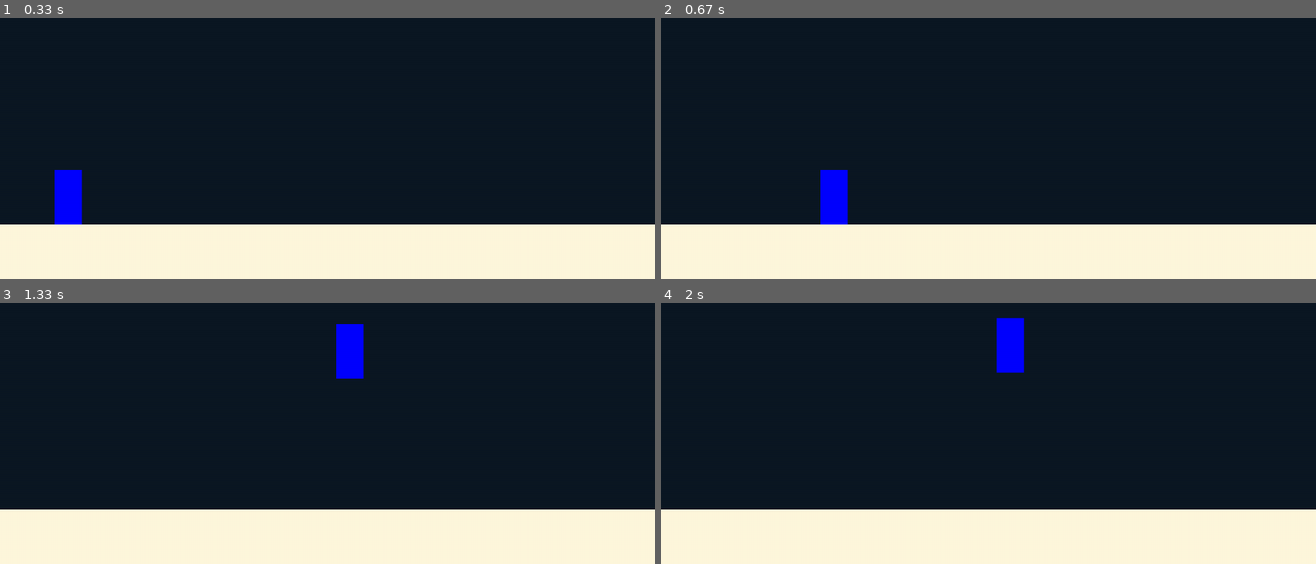
Above: before the commit, frames 1-4 (two rows, left to right).
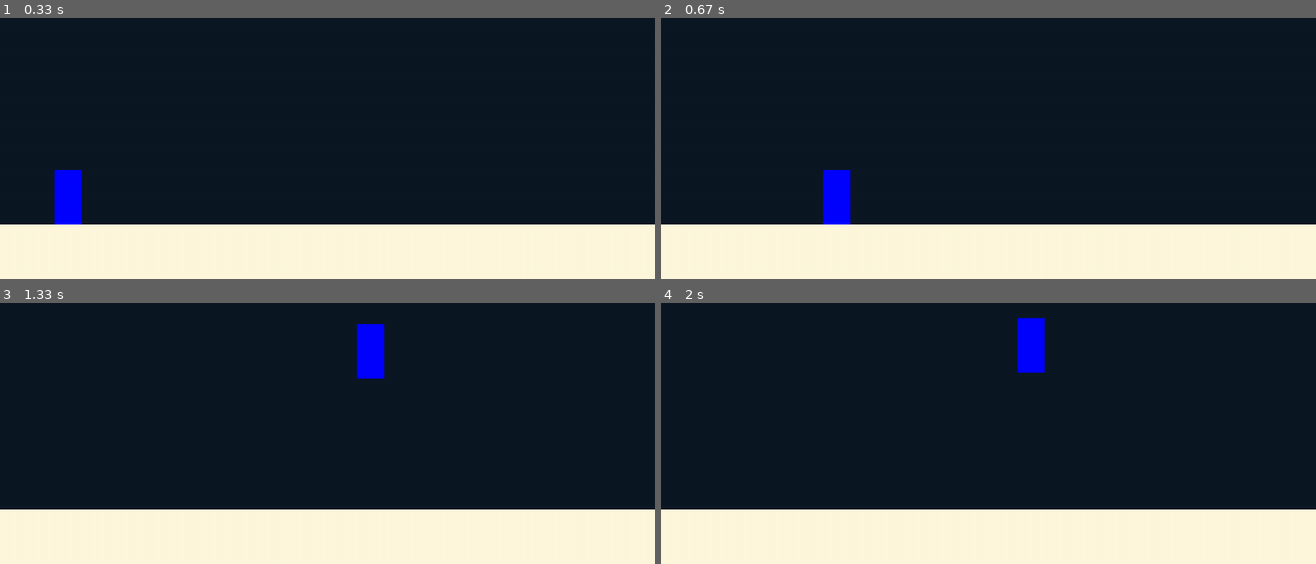
Above: after the commit, the same moments.

Repository: PANKRAV/Pygame-fun
Game: pygame game, started from main.py
Same seed, same stepped clock (60 frames per second), same inputs: the game is played once before the commit and once after it.
Inputs:
- Up to frame 1 (0.33 s): no input
- Up to frame 2 (0.67 s): hold Right from 0.33 s (still down)
- Up to frame 3 (1.33 s): release Right at 0.8 s; hold Up 0.83-1.13 s; tap Space at 0.9, 1.23 s; hold Right from 1.17 s (still down)
- Up to frame 4 (2 s): tap Space at 1.53, 1.73 s; release Right at 1.63 s; hold Left from 1.67 s (still down)

Frame 1 is identical in both runs. In frame 2, 0.2% of the frame differs, in the area x 24-29%, y 58-80%; in frame 3, 1.3%; in frame 4, 1.4%, in the area x 51-59%, y 5-27%.

Commit message:
Update variables.py
Changed ground μ constant to make movement smoother

Diff:
--- a/variables.py
+++ b/variables.py
@@ -46,7 +46,7 @@
 screen = pg.display.set_mode((width, height), flags = pg.SHOWN)
 dt = None
 ρ = 1 #air density constant
-groundμ = 1 #ground friction
+groundμ = 0.1 #ground friction
 #switches
 object_accelaretion = True
 friction = True
